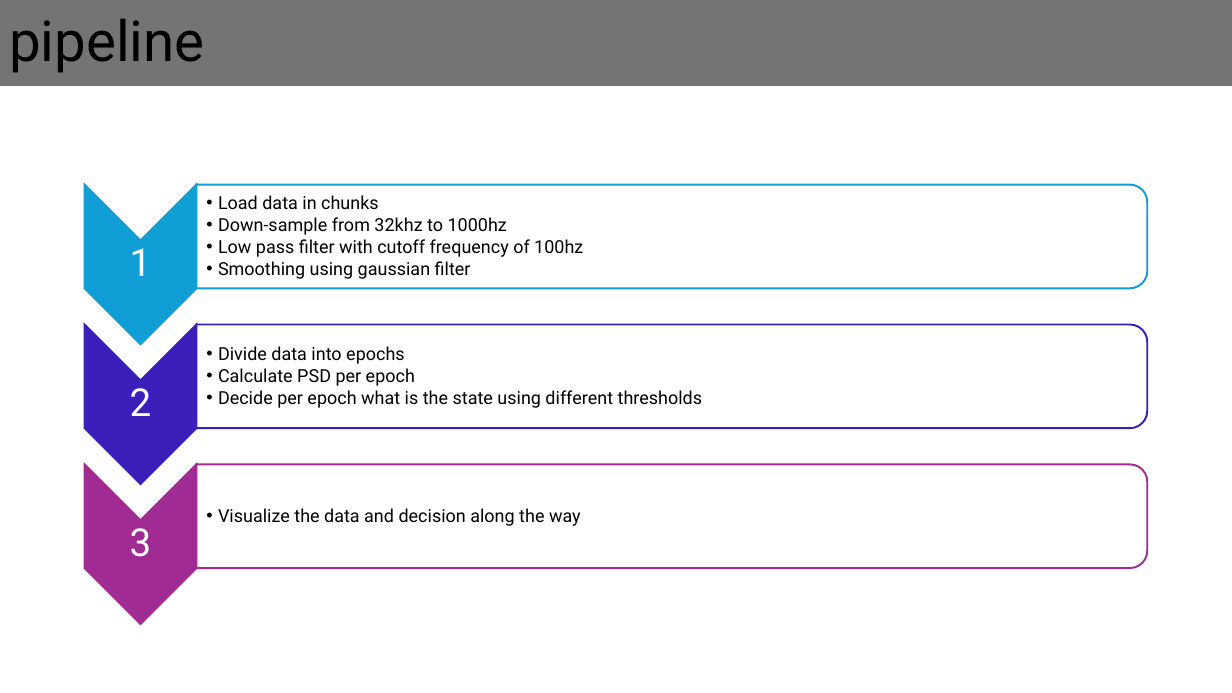
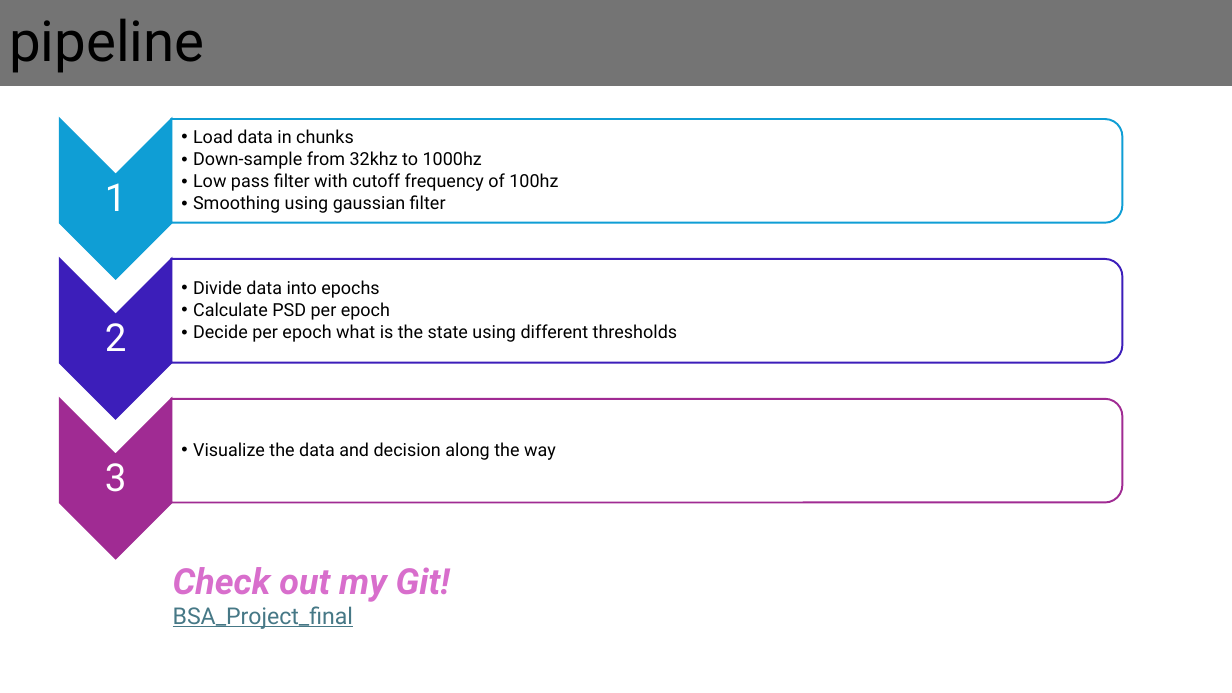
Before and after one commit to halitbaeloha/BSA_FinalProject, a slide deck: slide 3 of BSA_PROJECT_FINAL.pptx. Drawn at 1232x693 pixels with LibreOffice and Linux fonts; fonts in the diff are those of the drawing. Boxes give left, top, right and bottom in pixels: in the first picture for what was removed or moved away, otherwise in the second. Text is boxed around its words. In the diff, an @@ line names an element or a change of style, - is before the commit and + after.

```diff
--- a/BSA_PROJECT_FINAL.pptx
+++ b/BSA_PROJECT_FINAL.pptx
@@ 6 texts, 3 chevrons, 3 round same rects: place and size @@
-6 texts, 3 chevrons, 3 round same rects at [85,184,1147,625]
+6 texts, 3 chevrons, 3 round same rects at [60,119,1122,559]
@@ text added at [173,567,450,629], 18 pt, text #467886, underline @@
+Check out my Git!
+BSA_Project_final
```
